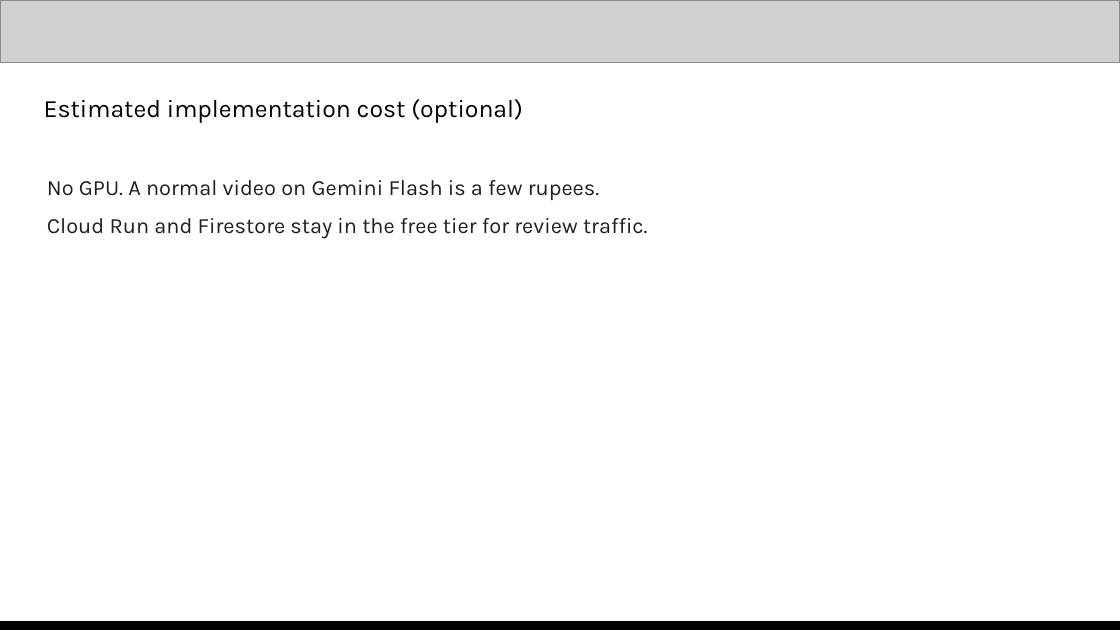
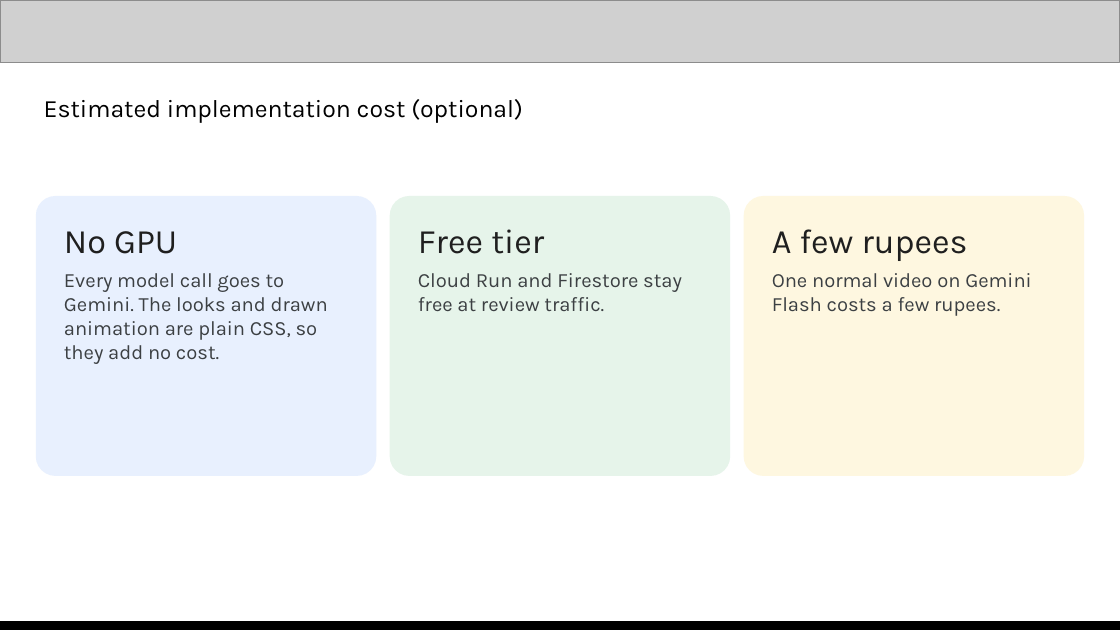
Before and after one commit to saitej123/Gemini-Multimodal-Studio, a slide deck: slide 10 of Template/Out/Multimodal Studio - AI Builder Cup.pptx. Drawn at 1120x630 pixels with LibreOffice and Linux fonts; fonts in the diff are those of the drawing; grey boxes stand for pictures. Boxes give left, top, right and bottom in pixels: in the first picture for what was removed or moved away, otherwise in the second. Text is boxed around its words. In the diff, an @@ line names an element or a change of style, - is before the commit and + after.

```diff
--- a/Template/Out/Multimodal Studio - AI Builder Cup.pptx
+++ b/Template/Out/Multimodal Studio - AI Builder Cup.pptx
@@ rounded rectangle added at bbox=[36, 196, 376, 476], fill #E8F0FE, 13 pt, text #3C4043 @@
+No GPU
+Every model call goes to Gemini. The looks and drawn animation are plain CSS, so they add no cost.
@@ text removed at bbox=[47, 180, 647, 239] @@
-No GPU. A normal video on Gemini Flash is a few rupees.
-Cloud Run and Firestore stay in the free tier for review traffic.
@@ rounded rectangle added at bbox=[390, 196, 730, 476], fill #E6F4EA, 13 pt, text #3C4043 @@
+Free tier
+Cloud Run and Firestore stay free at review traffic.
@@ rounded rectangle added at bbox=[744, 196, 1084, 476], fill #FEF7E0, 13 pt, text #3C4043 @@
+A few rupees
+One normal video on Gemini Flash costs a few rupees.
```
Also in this commit, not shown: 8 other slides changed, 3 slides added, 3 slides removed, 13 other files.
